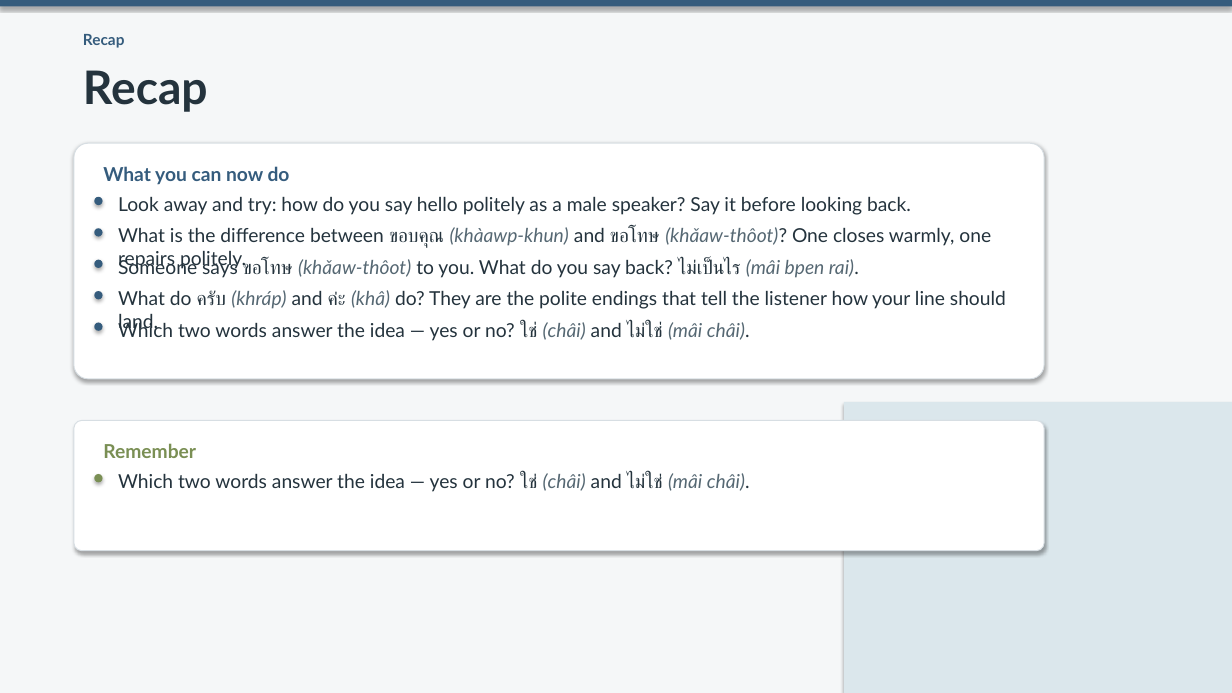
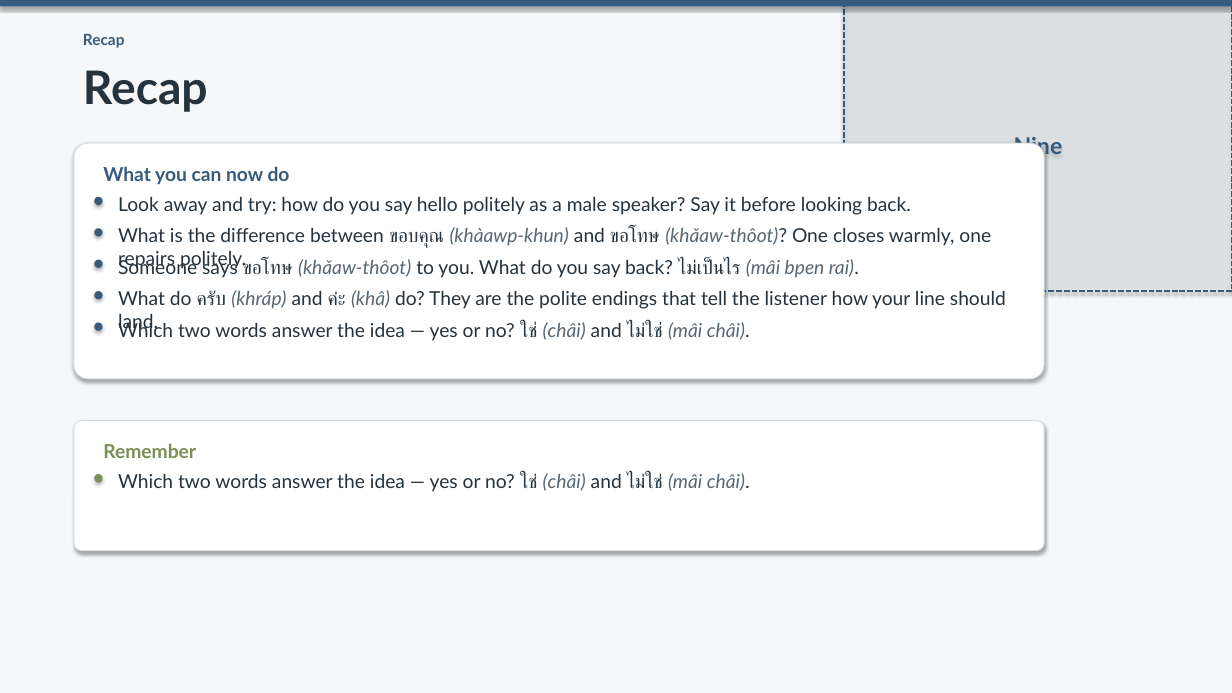
Before and after one commit to OTFTCS/thai-nine, a slide deck: slide 9 of course/modules/M01/L001/M01-L001-deck.pptx. Drawn at 1232x693 pixels with LibreOffice and Linux fonts; fonts in the diff are those of the drawing. Boxes give left, top, right and bottom in pixels: in the first picture for what was removed or moved away, otherwise in the second. Text is boxed around its words. In the diff, an @@ line names an element or a change of style, - is before the commit and + after.

```diff
--- a/course/modules/M01/L001/M01-L001-deck.pptx
+++ b/course/modules/M01/L001/M01-L001-deck.pptx
@@ rectangle added at box(844, 0, 1232, 291), fill #DBE7EC at 30% opacity, outline #355C7D 1.5 pt dashed, 18 pt, text #355C7D, bold @@
+Nine
@@ rectangle removed at box(844, 402, 1232, 693) @@
```
Also in this commit, not shown: 9 other slides changed, 4 other files.
